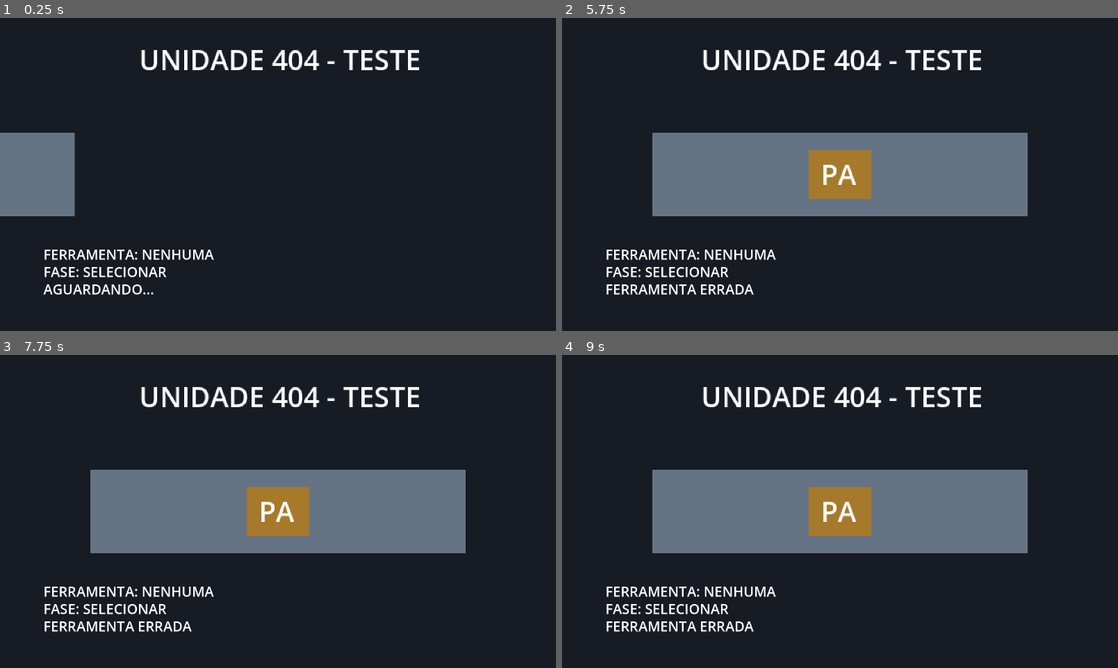
Above: before the commit, frames 1-4 (two rows, left to right).
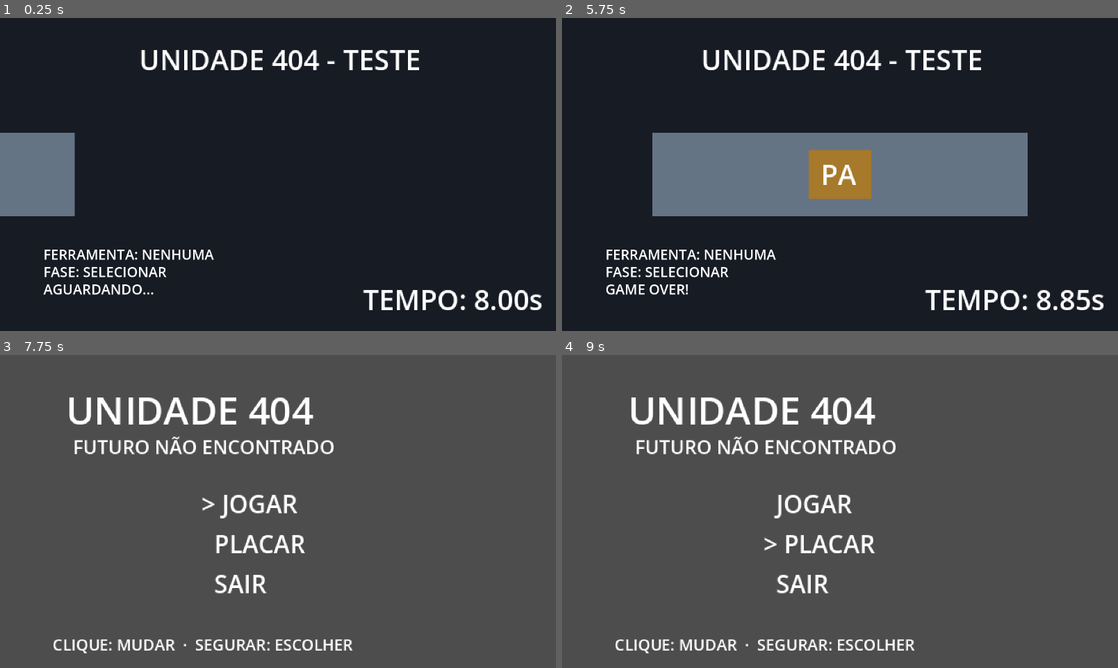
Above: after the commit, the same moments.

Repository: mariana-bravo/unidade404-classic
Game: Godot game, scene res://scenes/game.tscn
Two runs of this game, one before a commit and one after it. Both use one fixed random seed, a clock stepped at 60 frames per second and the inputs below. This scene is started directly instead of the project's main scene.
Inputs (mouse positions are in pixels of both pictures, inside the frame that each line leads up to):
- Up to frame 1 (0.25 s): no input
- Up to frame 2 (5.75 s): tap Enter at 0.5 s; move the mouse to (962, 158) at 0.52 s; tap 1 at 0.6 s; click (962, 158) at 0.67 s; move the mouse to (728, 190) at 1.27 s; tap 2 at 1.35 s; click (728, 190) at 1.42 s; move the mouse to (895, 105) at 2.02 s; tap 3 at 2.1 s; click (895, 105) at 2.17 s; move the mouse to (812, 237) at 2.77 s; tap 4 at 2.85 s; click (812, 237) at 2.92 s; move the mouse to (1006, 221) at 3.52 s; tap N at 3.6 s; click (1006, 221) at 3.67 s; move the mouse to (673, 127) at 4.27 s; tap P at 4.35 s; click (673, 127) at 4.42 s; move the mouse to (867, 174) at 5.02 s; tap E at 5.1 s; click (867, 174) at 5.17 s
- Up to frame 3 (7.75 s): move the mouse to (194, 433) at 5.77 s; tap T at 5.85 s; click (194, 433) at 5.92 s; tap Space at 6.5 s; move the mouse to (400, 495) at 6.52 s; tap R at 6.6 s; click (400, 495) at 6.67 s; tap Enter at 7.25 s; move the mouse to (166, 527) at 7.27 s; tap 1 at 7.35 s; click (166, 527) at 7.42 s
- Up to frame 4 (9 s): tap Space at 8 s; move the mouse to (895, 442) at 8.02 s; tap 2 at 8.1 s; click (895, 442) at 8.17 s; tap Enter at 8.75 s; move the mouse to (812, 574) at 8.77 s; tap 3 at 8.85 s; click (812, 574) at 8.92 s

The runs differ from the first frame. In frame 1, 0.9% of the frame differs, in the area x 65-98%, y 86-94%; in frame 2, 1.4%; in frame 3, 100%; in frame 4, 100%, in the area x 0-100%, y 0-100%.

Commit message:
Integração dos scripts responsáveis pelo controle de dificuldade, vida e tempo

Diff:
--- a/scenes/game.tscn
+++ b/scenes/game.tscn
@@ -4,6 +4,7 @@
 [ext_resource type="Script" uid="uid://cslmq2arup1fp" path="res://scripts/click_reader.gd" id="1_yqjtg"]
 [ext_resource type="PackedScene" uid="uid://cadkcgewd6svj" path="res://scenes/conveyor.tscn" id="2_lbhrr"]
 [ext_resource type="Script" uid="uid://cej7vg6a82qd6" path="res://scripts/interaction_controller.gd" id="2_lnu2h"]
+[ext_resource type="Script" uid="uid://dxrhwxvummwol" path="res://scripts/run_manager.gd" id="3_p57ef"]
 [ext_resource type="Script" uid="uid://ptmscpkv0nyw" path="res://scripts/board_generator.gd" id="5_iywne"]
 
 [node name="Game" type="Node2D" unique_id=32358537]
@@ -17,6 +18,9 @@
 
 [node name="Conveyor" parent="." unique_id=1639852914 instance=ExtResource("2_lbhrr")]
 demo_mode = false
+
+[node name="RunManager" type="Node" parent="." unique_id=1042769601]
+script = ExtResource("3_p57ef")
 
 [node name="InteractionController" type="Node" parent="." unique_id=607678116]
 script = ExtResource("2_lnu2h")
@@ -59,3 +63,10 @@
 offset_bottom = 173.0
 scale = Vector2(0.5, 0.5)
 text = "AGUARDANDO..."
+
+[node name="TimeLabel" type="Label" parent="." unique_id=178421427]
+offset_left = 209.0
+offset_top = 150.0
+offset_right = 313.0
+offset_bottom = 173.0
+text = "TEMPO: 8.00s"
--- a/scripts/game.gd
+++ b/scripts/game.gd
@@ -6,11 +6,13 @@
 @onready var click_reader: ClickReader = $ClickReader
 @onready var controller: InteractionController = $InteractionController
 @onready var board_generator: BoardGenerator = $BoardGenerator
+@onready var run_manager: RunManager = $RunManager
 
 # Referências aos elementos da interface.
 @onready var tool_label: Label = $ToolLabel
 @onready var phase_label: Label = $PhaseLabel
 @onready var feedback_label: Label = $FeedbackLabel
+@onready var time_label: Label = $TimeLabel
 
 var current_board: Array[int] = []
 
@@ -45,20 +47,33 @@
 	controller.wrong_action.connect(_on_wrong_action)
 	controller.phase_changed.connect(update_interface)
 
+	run_manager.time_changed.connect(_on_time_changed)
+	run_manager.time_expired.connect(_on_time_expired)
+	run_manager.run_finished.connect(_on_run_finished)
+
+	run_manager.start_run()
+	run_manager.set_paused(true)
+
 	generate_new_board()
 	await conveyor.enter_board()
 
 	start_slot()
 	board_transitioning = false
 
+	run_manager.score_changed.connect(func(points: int): print("PONTUACAO: ", points))
+	run_manager.level_changed.connect(func(new_level: int): print("NIVEL: ", new_level))
+	run_manager.time_changed.connect(func(seconds: float): pass)
+
+	run_manager.set_paused(false)
+
 func generate_new_board() -> void:
-	var level: int = GameState.level
-
-	current_board = board_generator.generate_board(level)
+
+	current_board = board_generator.generate_board(run_manager.level)
 	current_slot = 0
 	conveyor.set_slots(current_board)
 	print(
-		"Nível: ", level,
+		"Nível: ", run_manager.level,
+		" | Peças concluídas: ", run_manager.pieces_done,
 		" | Slots: ", current_board.size(),
 		" | Tipos: ", current_board
 	)
@@ -122,7 +137,14 @@
 
 
 func _on_slot_completed() -> void:
-	score += 10
+	if not run_manager.running:
+		return
+
+	# O slot atual terminou completamente.
+	var completed_kind: int = current_board[current_slot]
+
+	# Concede pontos e recupera tempo.
+	run_manager.on_slot_completed(completed_kind)
 
 	# Marca o slot concluído visualmente.
 	conveyor.update_slot_progress(current_slot + 1)
@@ -134,18 +156,18 @@
 		start_slot()
 		return
 
+	# Todos os slots da peça foram concluídos.
+	run_manager.on_piece_completed()
+
 	# Todos os slots foram concluídos.
-	score += 50
 	board_transitioning = true
+	run_manager.set_paused(true)
 
 	feedback_label.text = "PECA CONCLUIDA!"
 
 	# A peça pronta sai.
 	await conveyor.exit_board()
 
-	# Progressão provisória até a integração com o Dev 3.
-	GameState.level += 1
-
 	# Gera a próxima peça.
 	generate_new_board()
 
@@ -154,17 +176,22 @@
 
 	click_reader.reset()
 	board_transitioning = false
+	run_manager.set_paused(false)
 
 	start_slot()
 
 # Um slot defeituoso precisa de outra peça.
 func _on_replacement_requested() -> void:
 	replacing = true
+	run_manager.set_paused(true)
+
 	feedback_label.text = "AGUARDE A NOVA PECA..."
 	update_interface()
 
-	# Simula o braço auxiliar.
 	await get_tree().create_timer(1.0).timeout
+
+	if not run_manager.running:
+		return
 
 	controller.replacement_finished()
 	replacing = false
@@ -172,34 +199,78 @@
 	feedback_label.text = "NOVA PECA INSTALADA!"
 	update_interface()
 
+	run_manager.set_paused(false)
 
 # O jogador realizou uma ação incorreta.
 func _on_wrong_action(reason: String) -> void:
-	print("ERRO: ", reason)
-
-	feedback_label.text = reason
+	print("[DEBUG] Acao incorreta: ", reason)
+	run_manager.finish_run(RunManager.MOTIVO_ACAO_INCORRETA)
+
+func _on_click() -> void:
+	if board_transitioning or not run_manager.running:
+		return
+
+	controller.gesture_click()
+
+
+func _on_double_click() -> void:
+	if board_transitioning or not run_manager.running:
+		return
+
+	controller.gesture_double_click()
+
+
+func _on_hold() -> void:
+	if board_transitioning or not run_manager.running:
+		return
+
+	controller.gesture_hold()
+
+
+# Atualiza o contador na tela.
+func _on_time_changed(seconds: float) -> void:
+	time_label.text = "TEMPO: %.2fs" % seconds
+
+	# Altera a cor quando o tempo está baixo.
+	if seconds <= 2.5:
+		time_label.add_theme_color_override(
+			"font_color",
+			Color.RED
+		)
+	else:
+		time_label.add_theme_color_override(
+			"font_color",
+			Color.WHITE
+		)
+
+
+# Chamado quando o tempo acaba.
+func _on_time_expired() -> void:
+	print("[DEBUG] O TEMPO ESGOTOU!")
+
+
+# Chamado quando a partida termina.
+func _on_run_finished(
+	reason: String,
+	final_score: int,
+	total_life_time: float
+) -> void:
+	# Bloqueia novas interações.
+	board_transitioning = true
 	click_reader.reset()
 
-	# No protótipo, o erro reinicia o mesmo slot.
-	controller.set_slot(current_board[current_slot])
-	update_interface()
-
-func _on_click() -> void:
-	if board_transitioning:
-		return
-
-	controller.gesture_click()
-
-
-func _on_double_click() -> void:
-	if board_transitioning:
-		return
-
-	controller.gesture_double_click()
-
-
-func _on_hold() -> void:
-	if board_transitioning:
-		return
-
-	controller.gesture_hold()
+	feedback_label.text = "GAME OVER!"
+
+	# Informações de depuração.
+	print("================================")
+	print("[DEBUG] GAME OVER")
+	print("[DEBUG] Motivo: ", reason)
+	print("[DEBUG] Pontuacao: ", final_score)
+	print("[DEBUG] Tempo de vida: %.2fs" % total_life_time)
+	print("================================")
+
+	# Mostra a mensagem antes de retornar ao menu.
+	await get_tree().create_timer(2.0).timeout
+
+	# Retorna ao menu principal.
+	get_tree().change_scene_to_file("res://scenes/menu.tscn")
Not shown, added: scripts/run_manager.gd.uid
Not shown, added: scripts/time_model.gd.uid
